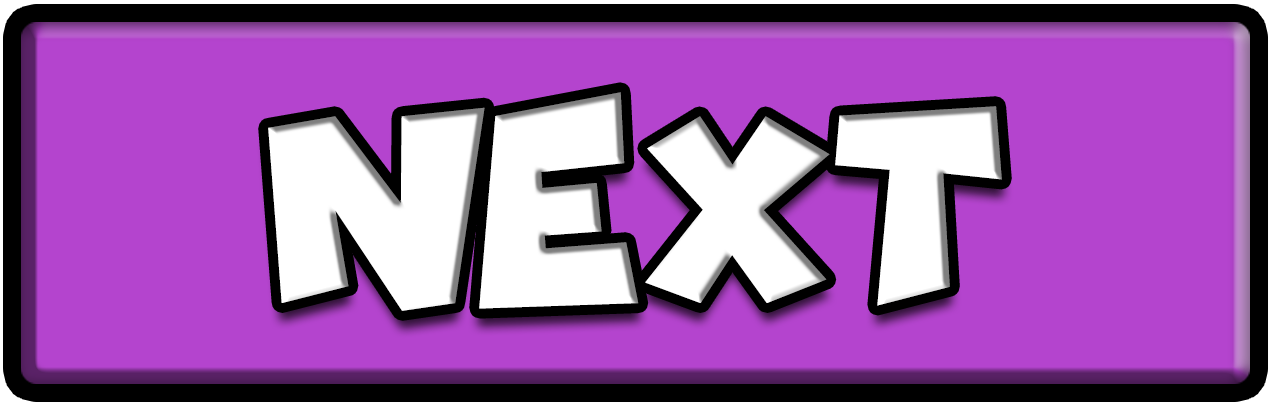
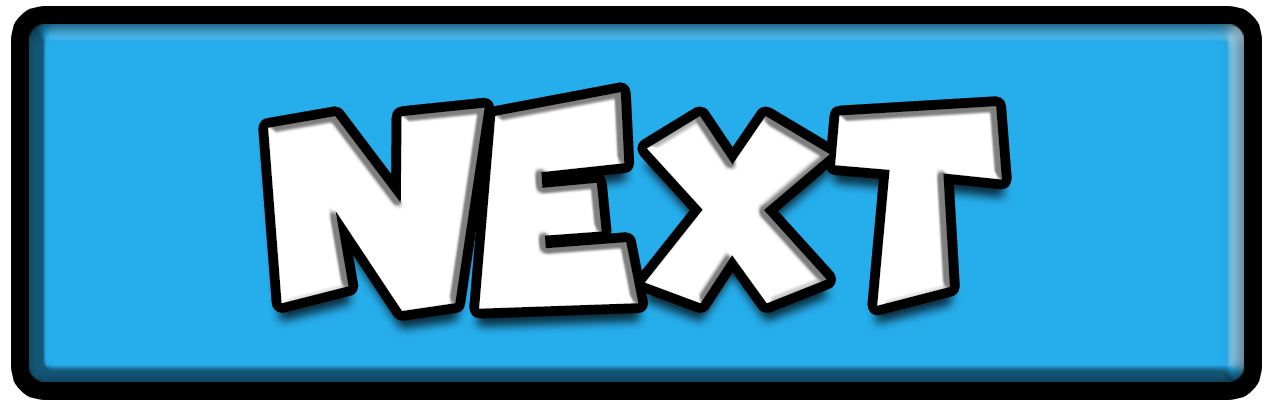
Before/after of a 1272x407 layered artwork. What changed in the layer stack:
painted on "Rounded Rectangle 1" over [21, 22, 1250, 384]
